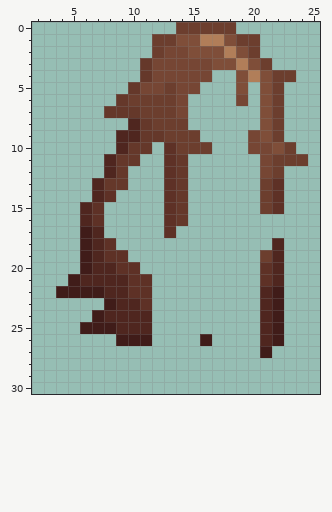
Edited in one commit: pixel-art sprite (gfx/Altica/pngs_character_32x36/mutations/hair/overlay_male_mutation_hair_extremely_long_var_brown.png). The picture above is the old version.
The file is 32x36 pixels. Colours within 5 levels of each other are drawn and written as one. Shown: x 2..25, y 0..30.
Once edited:
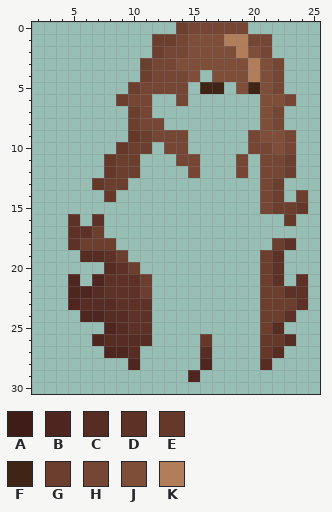
Palette (. is transparent): A #401c19  B #4f261f  C #572c23  D #5e3126  E #65382a  F #402416  G #6c3e2e  H #764634  J #7f4e39  K #b17e59
The commit says: Adds Resprited Extremely Long Hair (With Eyebrows)
The edit:
Changed rows in their new state; - is an unchanged pixel.
first column x 4:
 0 -----------HHHHH-----
 1 ----------H-JJKKHH---
 2 --------------JKJH---
 3 -------G--JJJ--JKJH--
 4 -------G---J.JJ---H.-
 5 ------G--H-.FF--F-H--
 6 -----GHH..-----.--JH-
 7 ----..GH...-------H--
 8 ------GHH..-------H--
 9 -----.EGHHH.------JH-
10 -----EGG-HH..------H-
11 ----EGG--.HH---H--H-.
12 ----EGG--..H---H--HG-
13 ---EGG---..------HG--
14 ---.E----..------HG-G
15 --..-----..------HGGE
16 -D.------..--------E-
17 -DDG-----.-----------
18 -DGGG-------------GD-
19 --CC-G------------D--
20 --..C-G----------GD--
21 -B.-DD-G---------GD-D
22 .BBCDD-G---------GGDD
23 -BCCCDD----------GGGD
24 --BBCCDD---------GGD-
25 --..BCDD---------GC--
26 ---BCCCC----E----EEC-
27 ----BBC-----C----EC--
28 ------B-----B----C---
29 -----------B---------
Changed places in both pictures, as pixel boxes (x1, y1, x2, y2):
changed: (56, 22, 308, 382)
